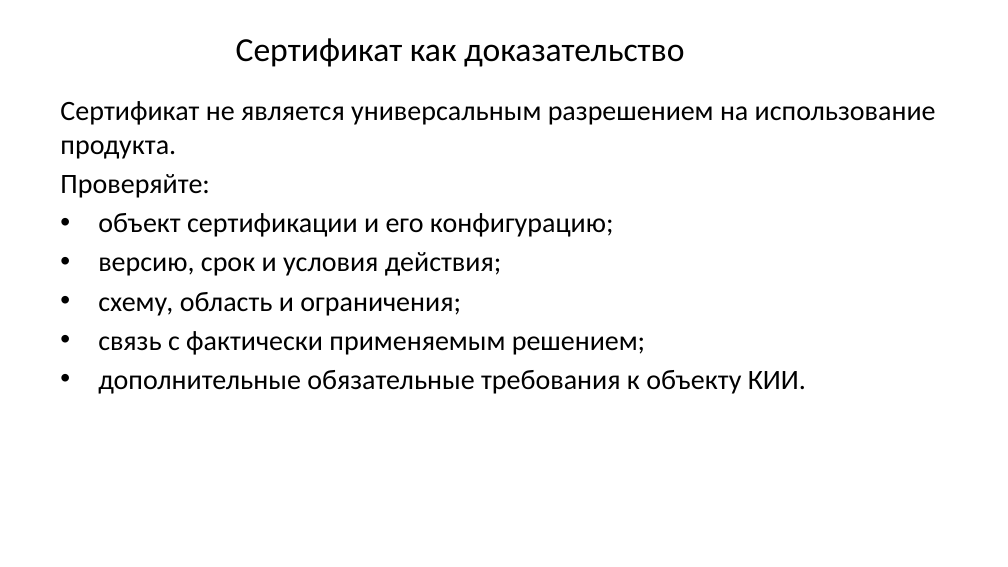
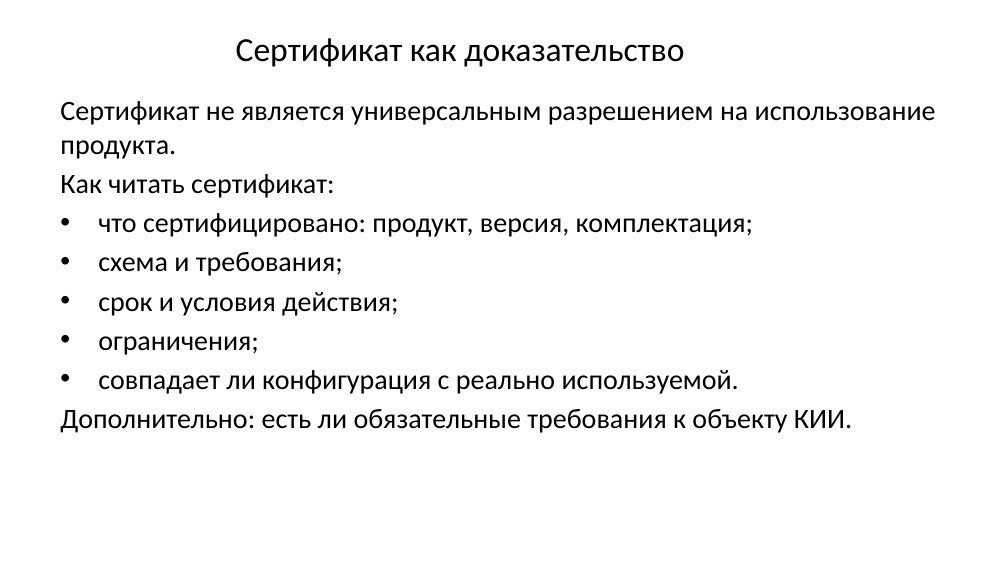
Before and after one commit to arasskazov/IFTIS-KII-2026, a slide deck: slide 18 of Lec_1_Модуль 1_1_Слайд-конспект.pptx (slide 7 before the commit). Drawn at 1008x567 pixels with LibreOffice and Linux fonts; fonts in the diff are those of the drawing; background and template pictures are left out. Boxes give left, top, right and bottom in pixels: in the first picture for what was removed or moved away, otherwise in the second. Text is boxed around its words. In the diff, an @@ line names an element or a change of style, - is before the commit and + after.

```diff
--- a/Lec_1_Модуль 1_1_Слайд-конспект.pptx
+++ b/Lec_1_Модуль 1_1_Слайд-конспект.pptx
@@ text at (x1=60, y1=174, x2=852, y2=433): text changed @@
-Проверяйте:
-• объект сертификации и его конфигурацию;
-• версию, срок и условия действия;
-• схему, область и ограничения;
-• связь с фактически применяемым решением;
-• дополнительные обязательные требования к объекту КИИ.
+Как читать сертификат:
+• что сертифицировано: продукт, версия, комплектация;
+• схема и требования;
+• срок и условия действия;
+• ограничения;
+• совпадает ли конфигурация с реально используемой.
+Дополнительно: есть ли обязательные требования к объекту КИИ.
```
Also in this commit, not shown: 6 other slides changed, 23 slides added, 2 slides removed.
